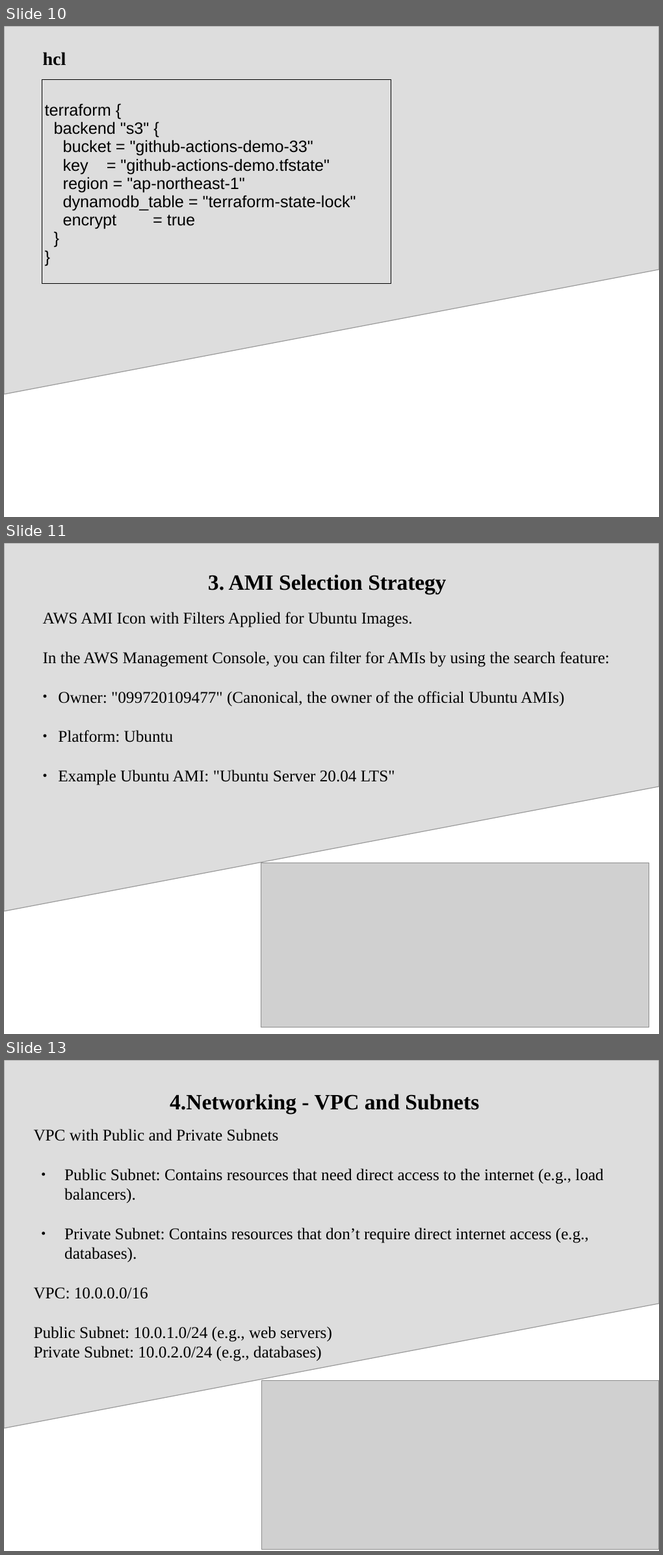
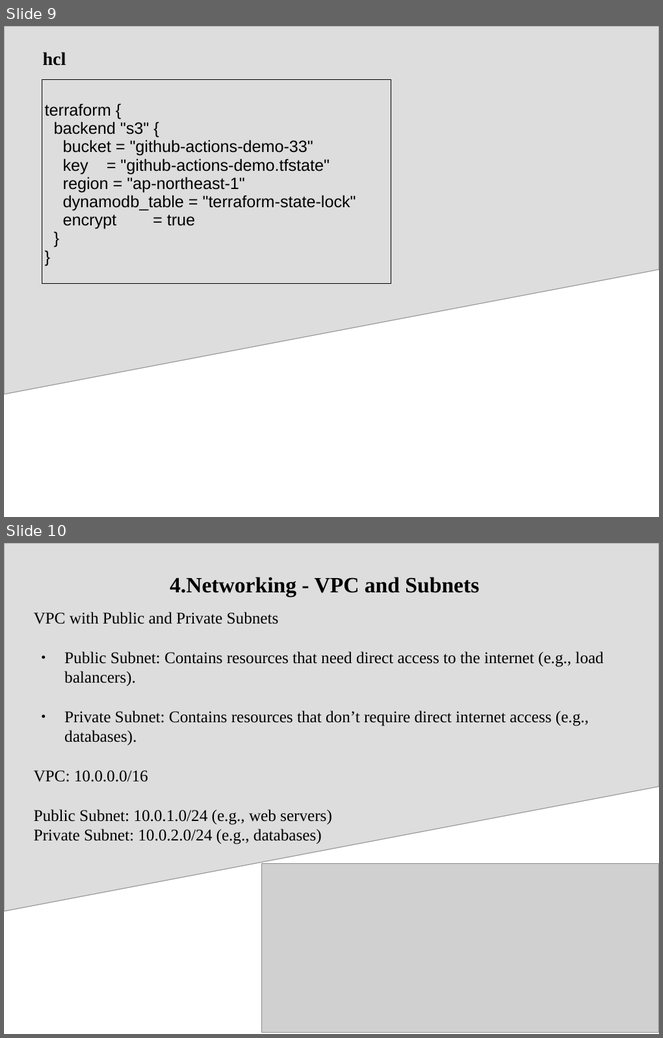
Before and after one commit to cdnanshulgautam/terraform-poc, a slide deck: Terraform_aws.pptx. Shown one above the other, each under a label of ours: slides 10, 11 and 13 before the commit, slides 9 and 10 after it; the slides between them are not shown. The pictures are 663x1555 and 663x1038 pixels, drawn with LibreOffice and Linux fonts; fonts in the diff are those of the drawing; grey boxes stand for pictures. Boxes give left, top, right and bottom in pixels: in the first picture for what was removed or moved away, otherwise in the second. Text is boxed around its words. In the diff, an @@ line names an element or a change of style, - is before the commit and + after.

```diff
--- a/Terraform_aws.pptx
+++ b/Terraform_aws.pptx
@@ slide 11 removed at box(4, 543, 659, 1034), background #FFFFFF; not listed: 1 template element that a slide beside it also shows @@
@@ title removed at box(208, 574, 446, 594) @@
-3. AMI Selection Strategy
@@ text removed at box(43, 612, 610, 785) @@
-AWS AMI Icon with Filters Applied for Ubuntu Images.
-In the AWS Management Console, you can filter for AMIs by using the search feature:
-● Owner: "099720109477" (Canonical, the owner of the official Ubuntu AMIs)
-● Platform: Ubuntu
-● Example Ubuntu AMI: "Ubuntu Server 20.04 LTS"
@@ picture removed at box(261, 863, 649, 1027) @@
@@ what was slide 10 is now slide 9 @@
@@ what was slide 13 is now slide 10 @@
```
Also in this commit, not shown: 4 slides changed, 1 slide added, 4 other slides removed.
